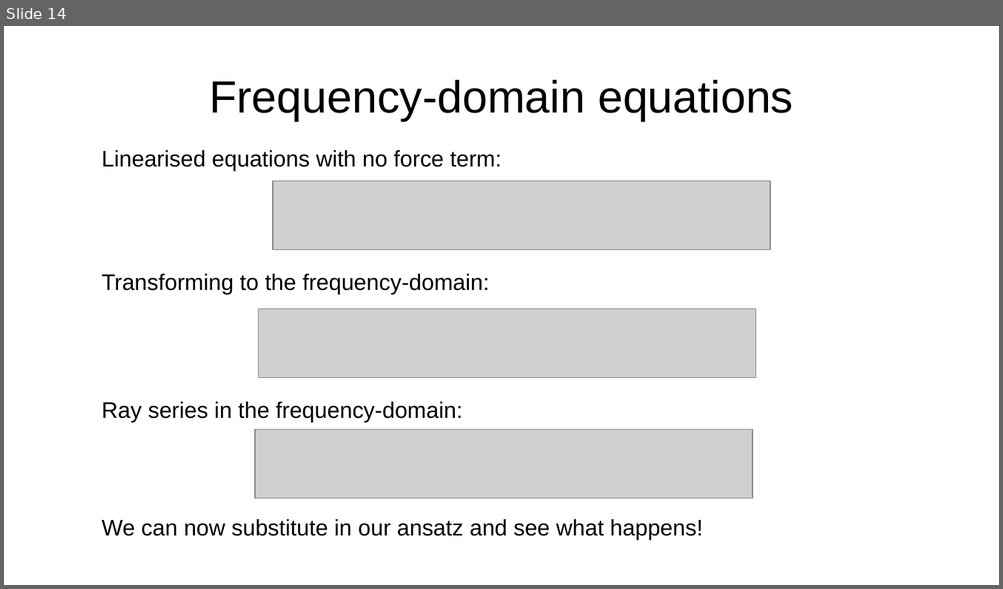
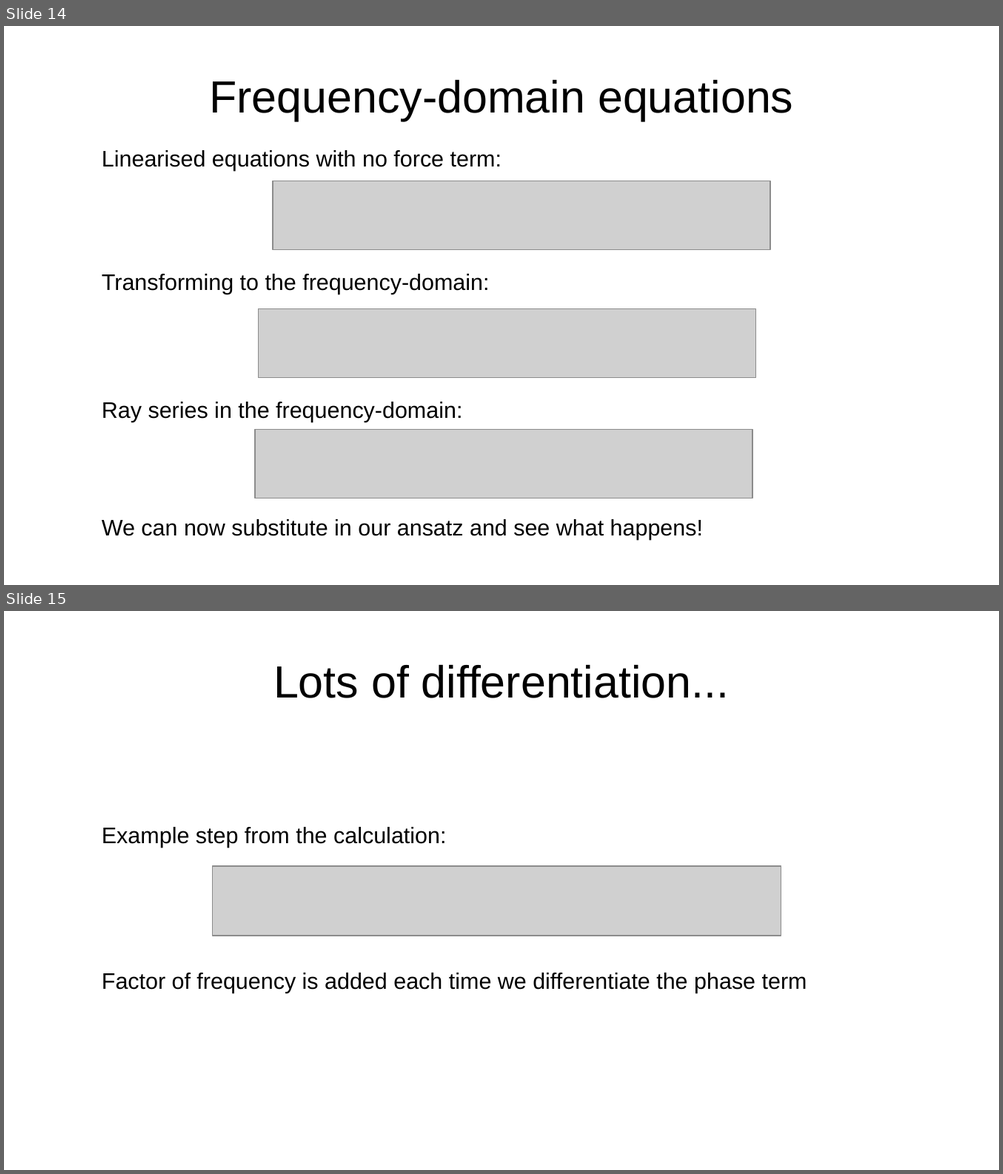
Before and after one commit to da380/PEPLectures, a slide deck: slides/slides5.odp. Shown one above the other, each under a label of ours: slide 14 before the commit, slides 14 and 15 after it. The pictures are 1003x589 and 1003x1174 pixels, drawn with LibreOffice and Linux fonts; fonts in the diff are those of the drawing; grey boxes stand for pictures. Boxes give left, top, right and bottom in pixels: in the first picture for what was removed or moved away, otherwise in the second. Text is boxed around its words. In the diff, an @@ line names an element or a change of style, - is before the commit and + after.

```diff
--- a/slides/slides5.odp
+++ b/slides/slides5.odp
@@ slide 15 added at [4,611,999,1170], background #FFFFFF @@
@@ title added at [273,664,728,698], 36 pt, text #000000 @@
+Lots of differentiation...
@@ text added at [102,827,446,848], 18 pt, text #000000 @@
+Example step from the calculation:
@@ picture added at [213,866,781,936] @@
@@ text added at [102,973,807,994], 18 pt, text #000000 @@
+Factor of frequency is added each time we differentiate the phase term
```
Also in this commit, not shown: 1 slide changed, 12 other slides added, 4 other files.
